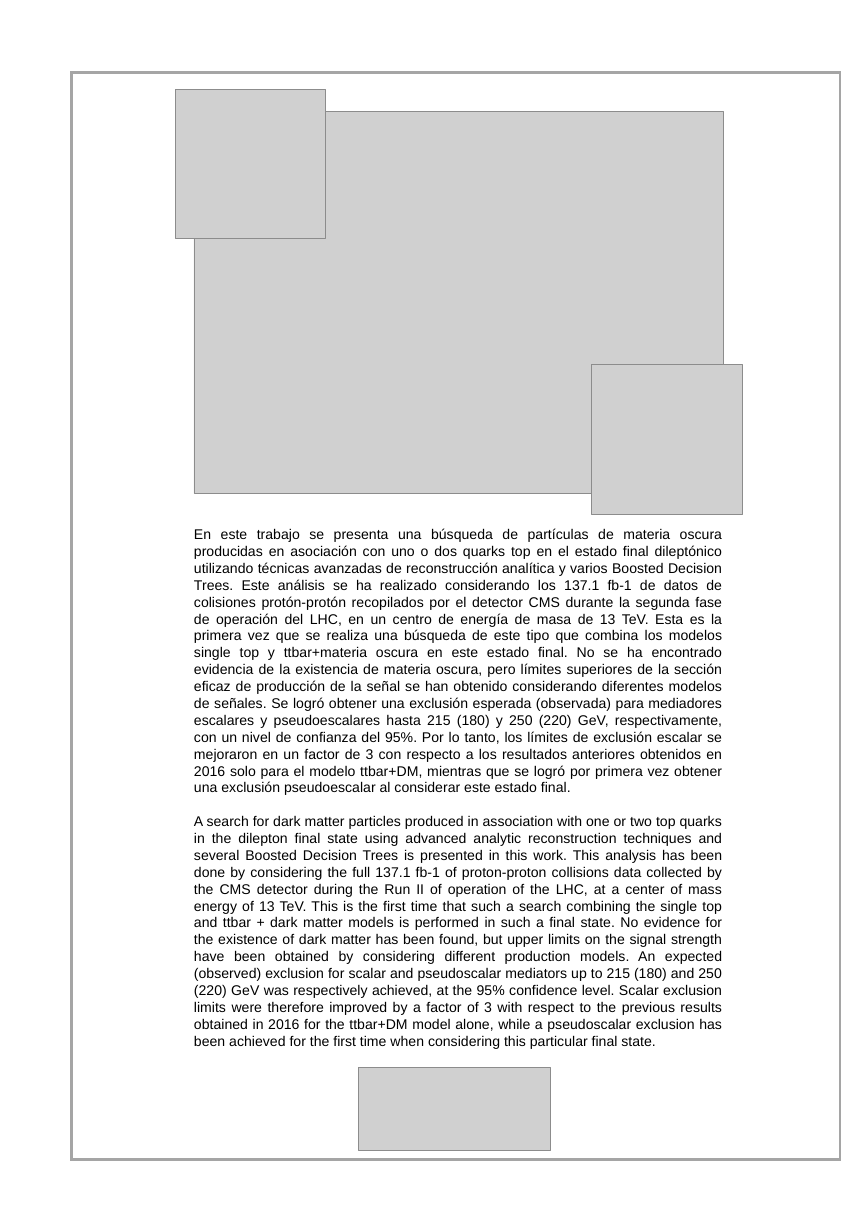
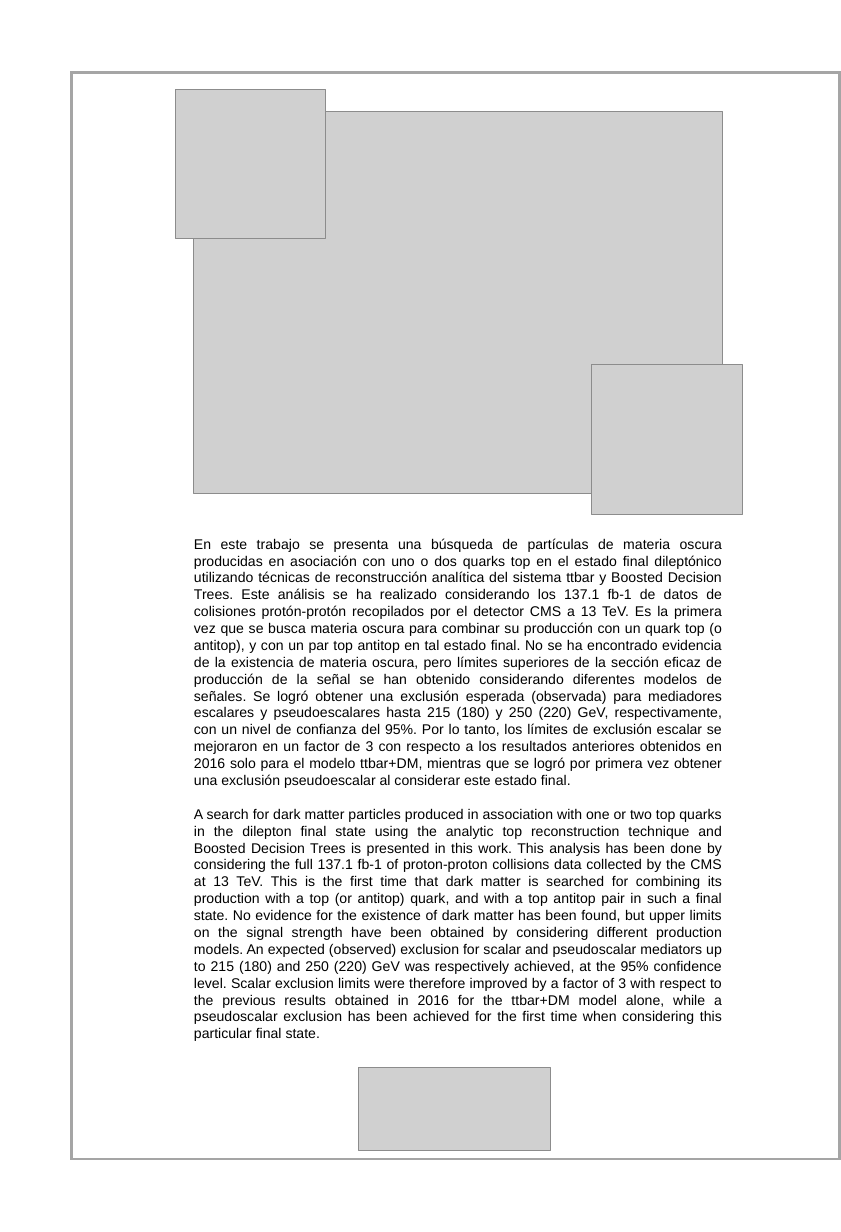
Before and after one commit to cedricpri/PhDThesis, a slide deck: slide 3 of CubiertaTesisA4_general.pptx. Drawn at 841x1232 pixels with LibreOffice and Linux fonts; fonts in the diff are those of the drawing; grey boxes stand for pictures. Boxes give left, top, right and bottom in pixels: in the first picture for what was removed or moved away, otherwise in the second. Text is boxed around its words. In the diff, an @@ line names an element or a change of style, - is before the commit and + after.

```diff
--- a/CubiertaTesisA4_general.pptx
+++ b/CubiertaTesisA4_general.pptx
@@ text at (194,538,722,1041): text changed @@
-En este trabajo se presenta una búsqueda de partículas de materia oscura producidas en asociación con uno o dos quarks top en el estado final dileptónico utilizando técnicas avanzadas de reconstrucción analítica y varios Boosted Decision Trees. Este análisis se ha realizado considerando los 137.1 fb-1 de datos de colisiones protón-protón recopilados por el detector CMS durante la segunda fase de operación del LHC, en un centro de energía de masa de 13 TeV. Esta es la primera vez que se realiza una búsqueda de este tipo que combina los modelos single top y ttbar+materia oscura en este estado final. No se ha encontrado evidencia de la existencia de materia oscura, pero límites superiores de la sección eficaz de producción de la señal se han obtenido considerando diferentes modelos de señales. Se logró obtener una exclusión esperada (observada) para mediadores escalares y pseudoescalares hasta 215 (180) y 250 (220) GeV, respectivamente, con un nivel de confianza del 95%. Por lo tanto, los límites de exclusión escalar se mejoraron en un factor de 3 con respecto a los resultados anteriores obtenidos en 2016 solo para el modelo ttbar+DM, mientras que se logró por primera vez obtener una exclusión pseudoescalar al considerar este estado final.
-A search for dark matter particles produced in association with one or two top quarks in the dilepton final state using advanced analytic reconstruction techniques and several Boosted Decision Trees is presented in this work. This analysis has been done by considering the full 137.1 fb-1 of proton-proton collisions data collected by the CMS detector during the Run II of operation of the LHC, at a center of mass energy of 13 TeV. This is the first time that such a search combining the single top and ttbar + dark matter models is performed in such a final state. No evidence for the existence of dark matter has been found, but upper limits on the signal strength have been obtained by considering different production models. An expected (observed) exclusion for scalar and pseudoscalar mediators up to 215 (180) and 250 (220) GeV was respectively achieved, at the 95% confidence level. Scalar exclusion limits were therefore improved by a factor of 3 with respect to the previous results obtained in 2016 for the ttbar+DM model alone, while a pseudoscalar exclusion has been achieved for the first time when considering this particular final state.
+En este trabajo se presenta una búsqueda de partículas de materia oscura producidas en asociación con uno o dos quarks top en el estado final dileptónico utilizando técnicas de reconstrucción analítica del sistema ttbar y Boosted Decision Trees. Este análisis se ha realizado considerando los 137.1 fb-1 de datos de colisiones protón-protón recopilados por el detector CMS a 13 TeV. Es la primera vez que se busca materia oscura para combinar su producción con un quark top (o antitop), y con un par top antitop en tal estado final. No se ha encontrado evidencia de la existencia de materia oscura, pero límites superiores de la sección eficaz de producción de la señal se han obtenido considerando diferentes modelos de señales. Se logró obtener una exclusión esperada (observada) para mediadores escalares y pseudoescalares hasta 215 (180) y 250 (220) GeV, respectivamente, con un nivel de confianza del 95%. Por lo tanto, los límites de exclusión escalar se mejoraron en un factor de 3 con respecto a los resultados anteriores obtenidos en 2016 solo para el modelo ttbar+DM, mientras que se logró por primera vez obtener una exclusión pseudoescalar al considerar este estado final.
+A search for dark matter particles produced in association with one or two top quarks in the dilepton final state using the analytic top reconstruction technique and Boosted Decision Trees is presented in this work. This analysis has been done by considering the full 137.1 fb-1 of proton-proton collisions data collected by the CMS at 13 TeV. This is the first time that dark matter is searched for combining its production with a top (or antitop) quark, and with a top antitop pair in such a final state. No evidence for the existence of dark matter has been found, but upper limits on the signal strength have been obtained by considering different production models. An expected (observed) exclusion for scalar and pseudoscalar mediators up to 215 (180) and 250 (220) GeV was respectively achieved, at the 95% confidence level. Scalar exclusion limits were therefore improved by a factor of 3 with respect to the previous results obtained in 2016 for the ttbar+DM model alone, while a pseudoscalar exclusion has been achieved for the first time when considering this particular final state.
```
Also in this commit, not shown: 1 other slide changed, 9 other files.
